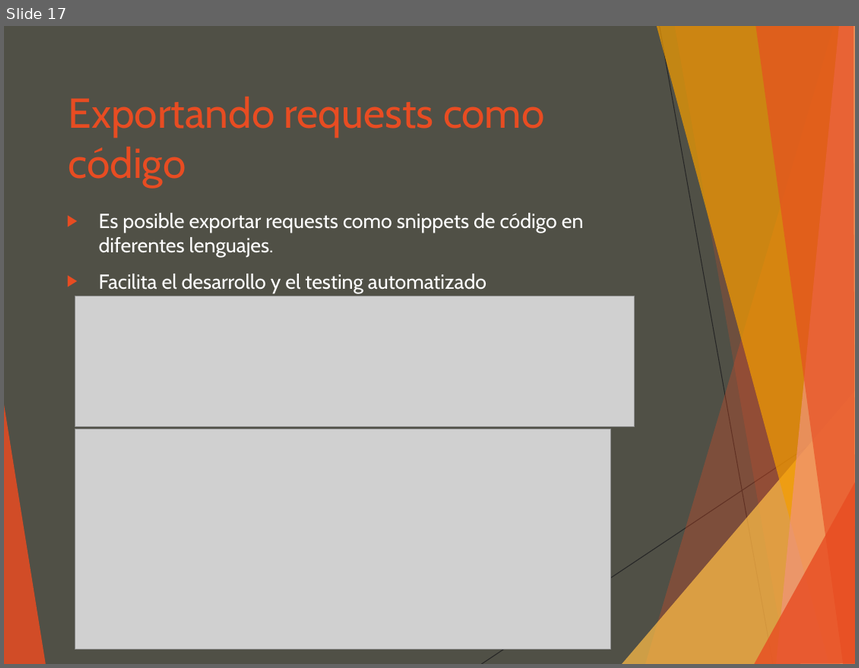
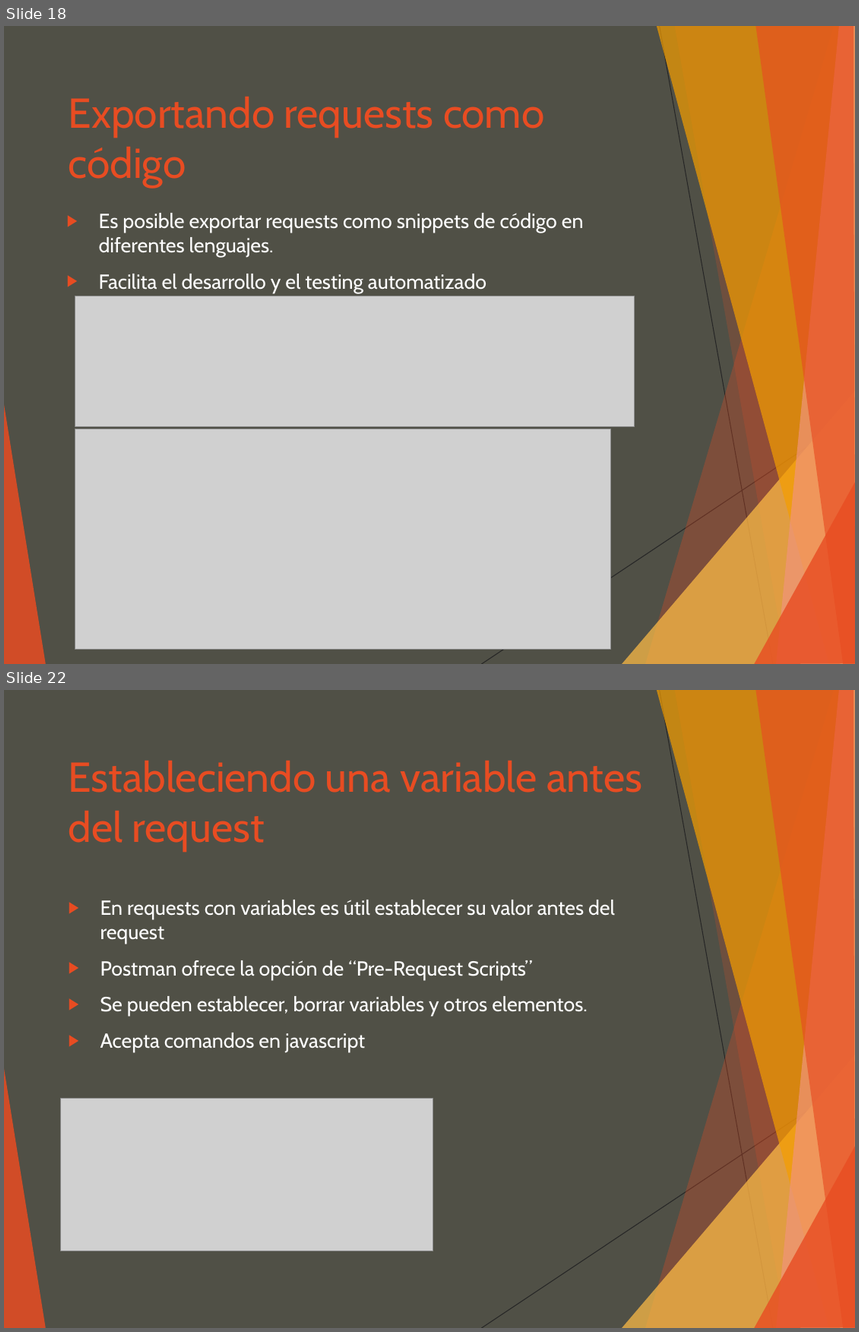
Before and after one commit to luisgepeto/PostmanCourse, a slide deck: Presentacion.ppt. Shown one above the other, each under a label of ours: slide 17 before the commit, slides 18 and 22 after it; the slides between them are not shown. The pictures are 859x668 and 859x1332 pixels, drawn with LibreOffice and Linux fonts; fonts in the diff are those of the drawing; grey boxes stand for pictures. Boxes give left, top, right and bottom in pixels: in the first picture for what was removed or moved away, otherwise in the second. Text is boxed around its words. In the diff, an @@ line names an element or a change of style, - is before the commit and + after.

Commit message:
added chained requests

```diff
--- a/Presentacion.ppt
+++ b/Presentacion.ppt
@@ slide 22 added at [4, 690, 855, 1328], background #505046; not listed: 10 template elements that a slide beside it also shows @@
@@ title added at [69, 760, 642, 852], 39 pt, text #E84C22 @@
+Estableciendo una variable antes del request
@@ text added at [101, 900, 615, 1053], 19 pt, text #FFFFFF @@
+▶ En requests con variables es útil establecer su valor antes del request
+▶ Postman ofrece la opción de “Pre-Request Scripts”
+▶ Se pueden establecer, borrar variables y otros elementos.
+▶ Acepta comandos en javascript
@@ picture added at [60, 1099, 433, 1252] @@
@@ what was slide 17 is now slide 18 @@
```
Also in this commit, not shown: 6 other slides added, 5 other files.
